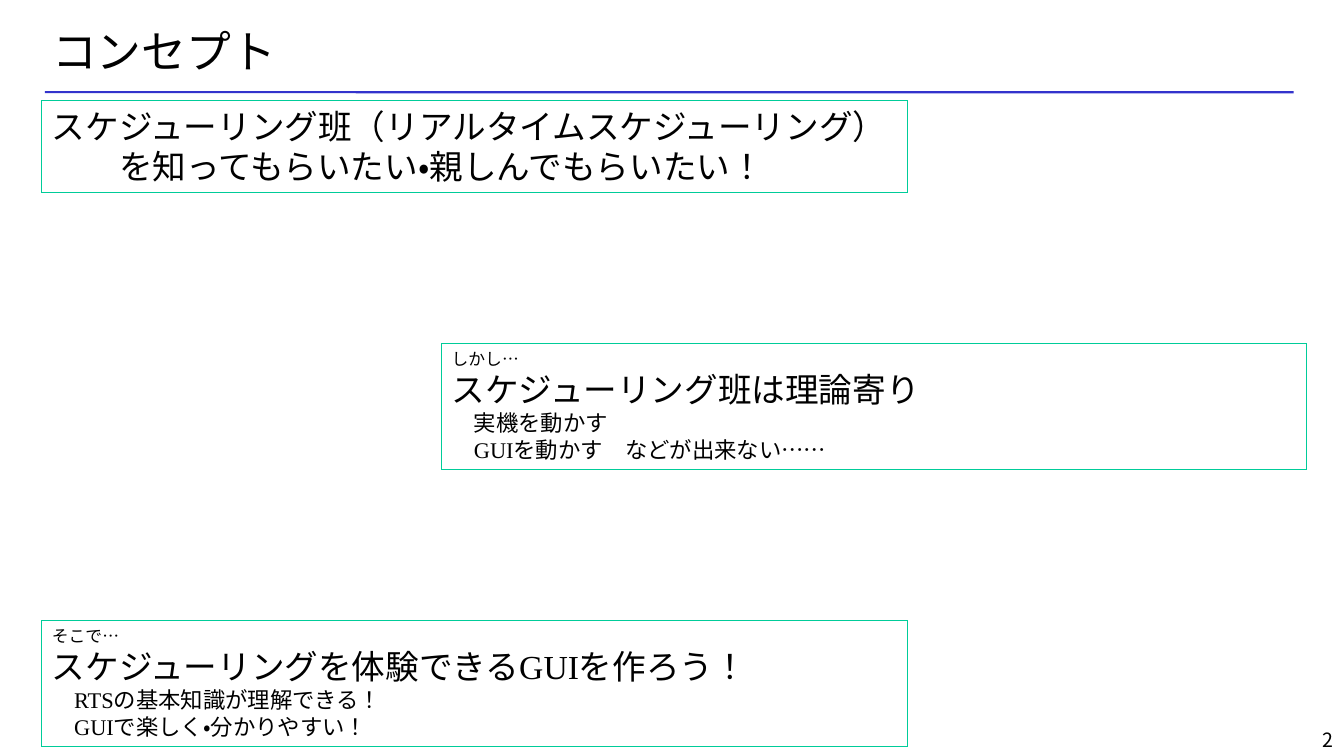
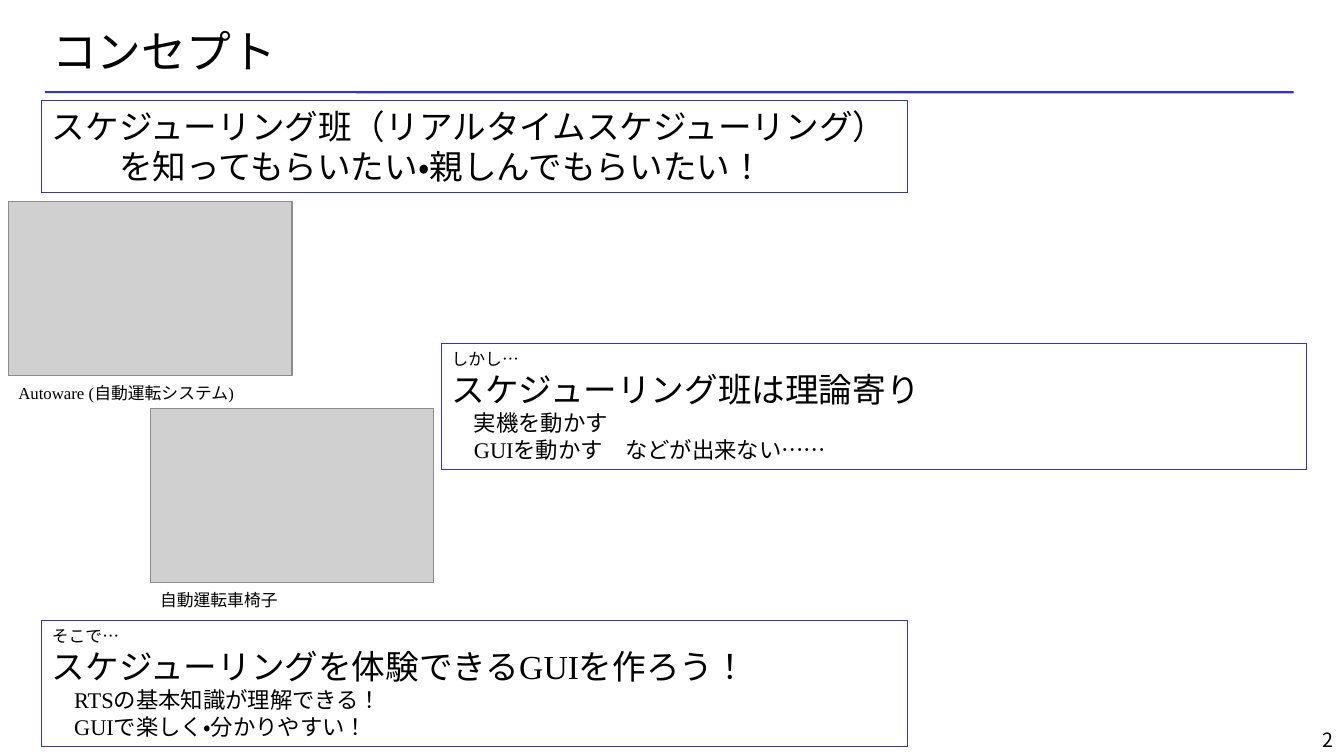
Before and after one commit to rokamu623/HotToDAGScheduling, a slide deck: slide 2 of 企画書/HowToDAGScheduling.pptx. Drawn at 1344x756 pixels with LibreOffice and Linux fonts; fonts in the diff are those of the drawing; grey boxes stand for pictures; background and template pictures are left out. Boxes give left, top, right and bottom in pixels: in the first picture for what was removed or moved away, otherwise in the second. Text is boxed around its words. In the diff, an @@ line names an element or a change of style, - is before the commit and + after.

```diff
--- a/企画書/HowToDAGScheduling.pptx
+++ b/企画書/HowToDAGScheduling.pptx
@@ picture added at bbox=[8, 202, 291, 375] @@
@@ text added at bbox=[18, 386, 234, 403], 12 pt, text #000000 @@
+Autoware (自動運転システム)
@@ picture added at bbox=[150, 408, 434, 582] @@
@@ text added at bbox=[160, 592, 277, 608], 12 pt, text #000000 @@
+自動運転車椅子
@@ outline #00CC99 0.75 pt to #3333CC 0.75 pt in 3 elements at bbox=[42, 101, 907, 193], bbox=[442, 344, 1307, 470], bbox=[42, 621, 907, 747] @@
```
Also in this commit, not shown: 3 other slides changed.
